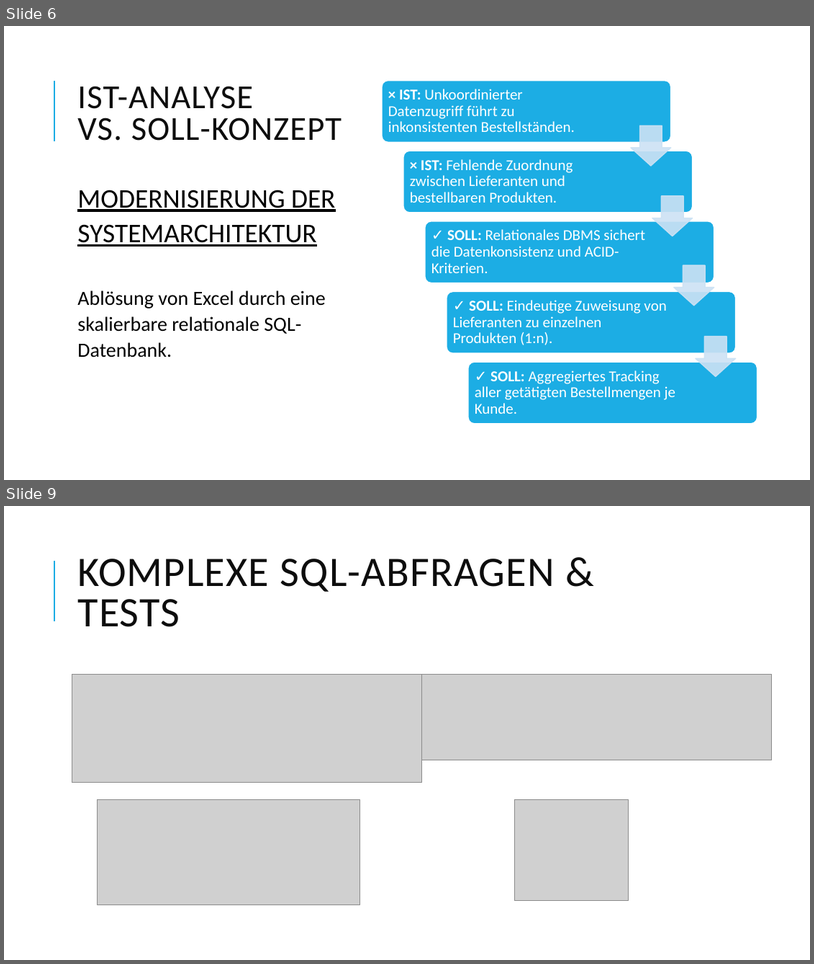
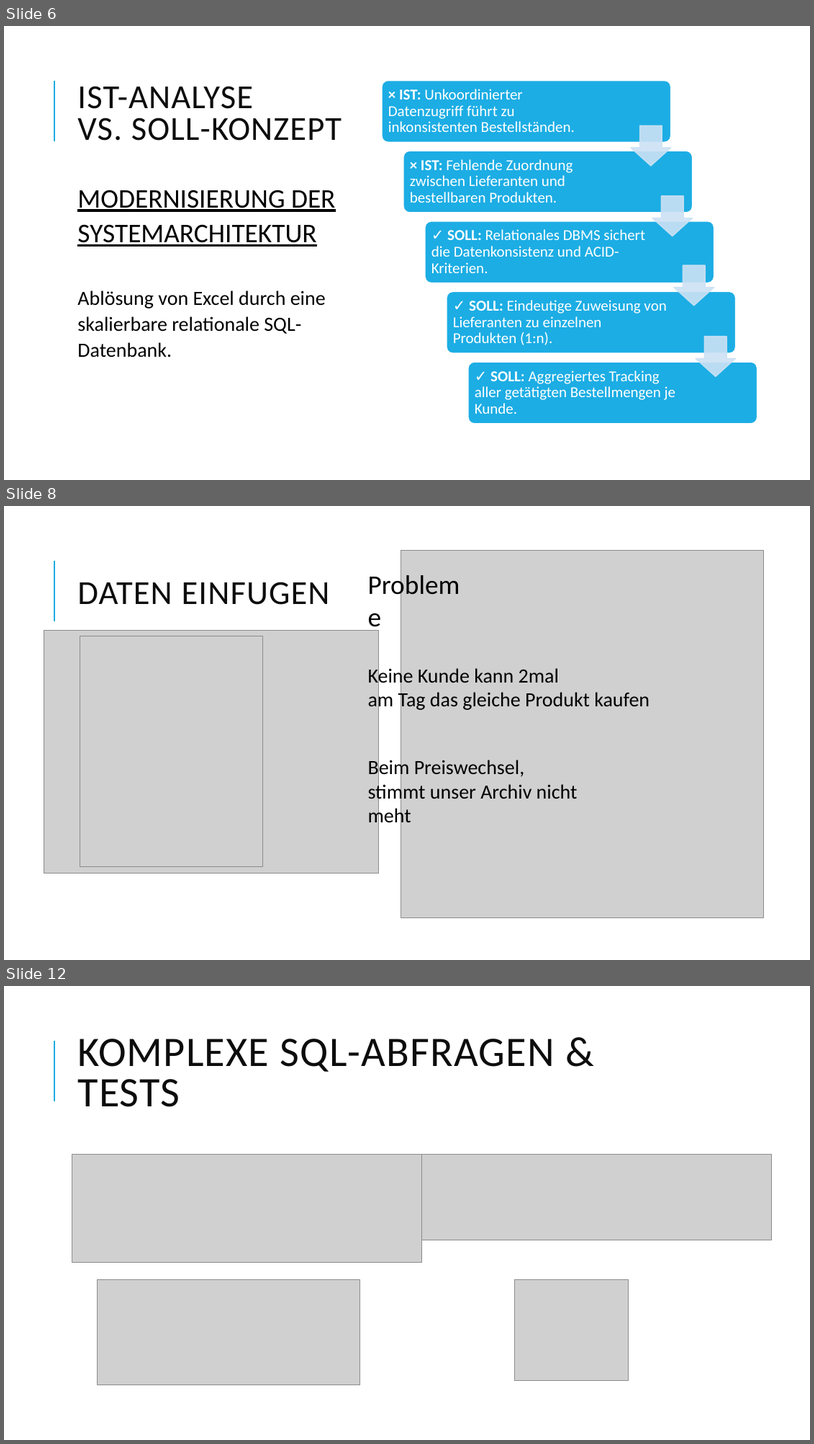
Before and after one commit to anassyno/teamprojekt, a slide deck: Präsentation Projekt DB.pptx. Shown one above the other, each under a label of ours: slides 6 and 9 before the commit, slides 6, 8 and 12 after it; the slides between them are not shown. The pictures are 814x964 and 814x1444 pixels, drawn with LibreOffice and Linux fonts; fonts in the diff are those of the drawing; grey boxes stand for pictures. Boxes give left, top, right and bottom in pixels: in the first picture for what was removed or moved away, otherwise in the second. Text is boxed around its words. In the diff, an @@ line names an element or a change of style, - is before the commit and + after.

```diff
--- a/Präsentation Projekt DB.pptx
+++ b/Präsentation Projekt DB.pptx
@@ slide 8 added at (4, 506, 810, 960), background #FFFFFF; not listed: 1 template element that a slide beside it also shows @@
@@ text added at (362, 564, 476, 602), 32 pt, text #000000 @@
+Probleme
@@ picture added at (401, 550, 764, 917) @@
@@ title added at (77, 582, 330, 605), 40 pt, text #0D0D0D @@
+DATEN EINFUGEN
@@ picture added at (44, 631, 379, 873) @@
@@ picture added at (80, 636, 263, 866) @@
@@ text added at (368, 666, 650, 711), 24 pt, text #000000 @@
+Keine Kunde kann 2mal
+am Tag das gleiche Produkt kaufen
@@ text added at (368, 757, 578, 827), 24 pt, text #000000 @@
+Beim Preiswechsel,
+stimmt unser Archiv nicht meht
@@ what was slide 9 is now slide 12 @@
```
Also in this commit, not shown: 4 other slides added, 2 slides removed, 1 other file.
